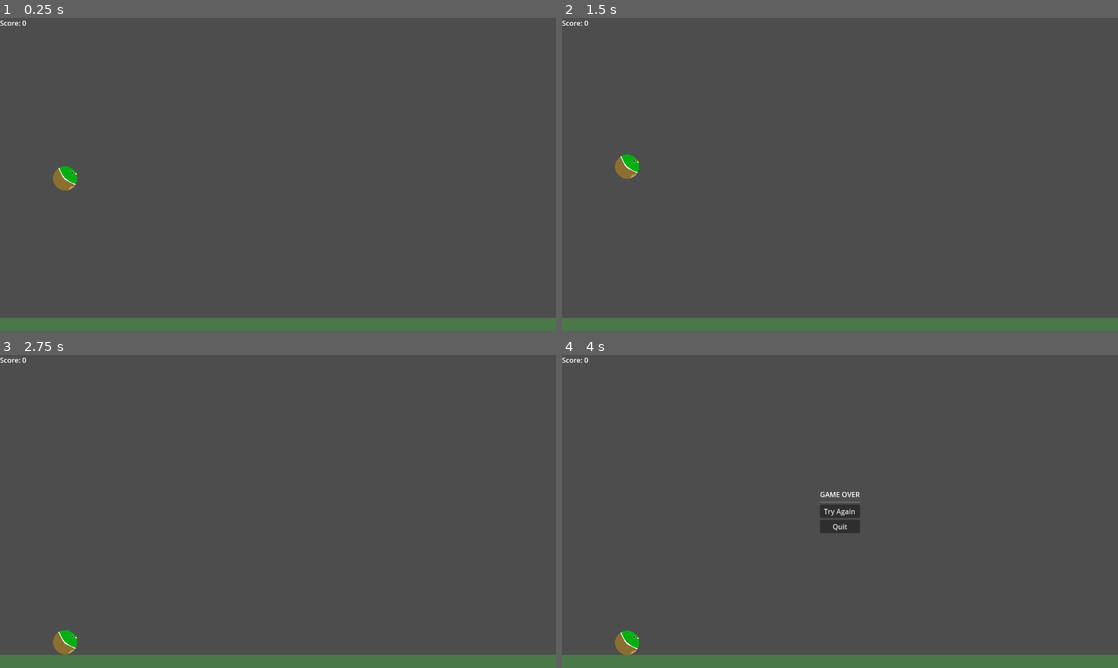
Above: before the commit, frames 1-4 (two rows, left to right).
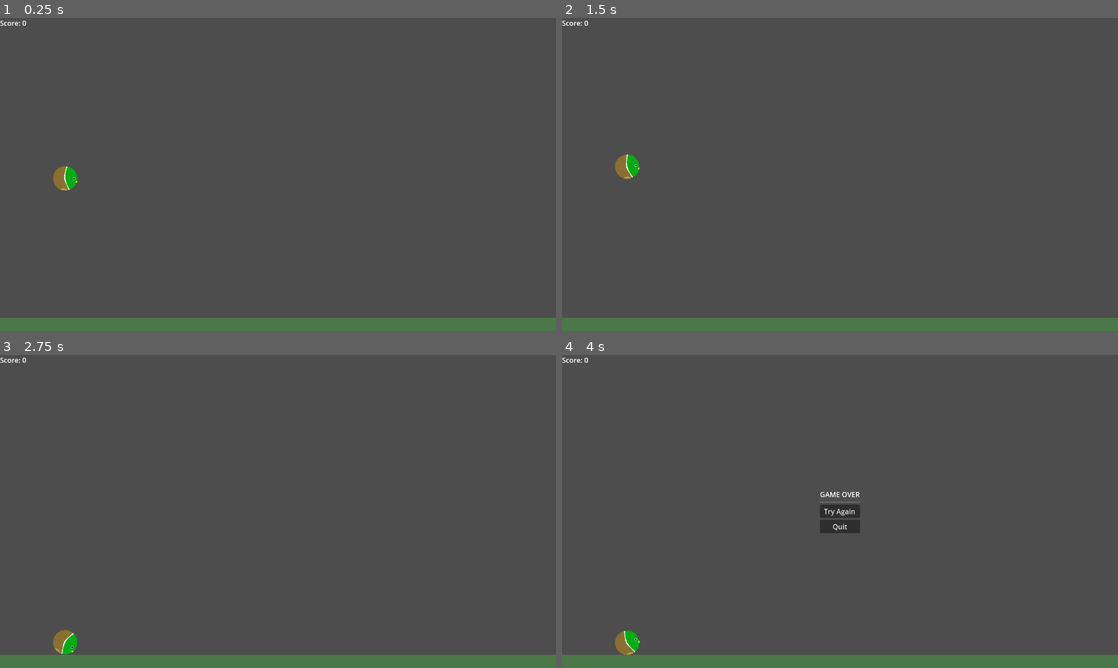
Above: after the commit, the same moments.

Repository: JustinDMS/godot-flappy-bird
Game: Godot game, scene res://scenes/main.tscn
The game is run twice, just before and just after one commit, with the same random seed, the same clock (stepped at 60 frames per second) and the same inputs.
Inputs:
- Up to frame 1 (0.25 s): no input
- Up to frame 2 (1.5 s): tap Space (jump) at 0.77 s; click "Try Again" at 1.25 s
- Up to frame 3 (2.75 s): click "Try Again" at 2 s
- Up to frame 4 (4 s): click "Try Again" at 2.75 s; tap Space (jump) at 3.77 s

The runs differ from the first frame. In frame 1, 0.1% of the frame differs, in the area x 9-14%, y 47-56%; in frame 2, less than 0.1%; in frame 3, 0.1%, in the area x 9-14%, y 87-96%; in frame 4, less than 0.1%.

Commit message:
Added rotation based on velocity

Diff:
--- a/scripts/player.gd
+++ b/scripts/player.gd
@@ -2,6 +2,12 @@
 
 const GRAVITY := 1500.0
 const JUMP_SPEED := 500.0
+
+const MAX_TILT_FORWARD : float = 75.0 ## Degrees
+const MAX_TILT_BACKWARD : float = -10.0 ## Degrees
+const TILT_WEIGHT : float = 10.0
+
+@onready var sprite : Sprite2D = $Sprite2D
 
 func _unhandled_input(event: InputEvent) -> void:
 	if event.is_action("jump"):
@@ -12,5 +18,8 @@
 	velocity.y += GRAVITY * delta
 	move_and_slide()
 
+	# Rotate sprite based on velocity
+	sprite.rotation_degrees = remap(velocity.y, -500, 1000, MAX_TILT_BACKWARD, MAX_TILT_FORWARD)
+
 	if get_slide_collision_count() >= 1:
 		Game.game_over()
